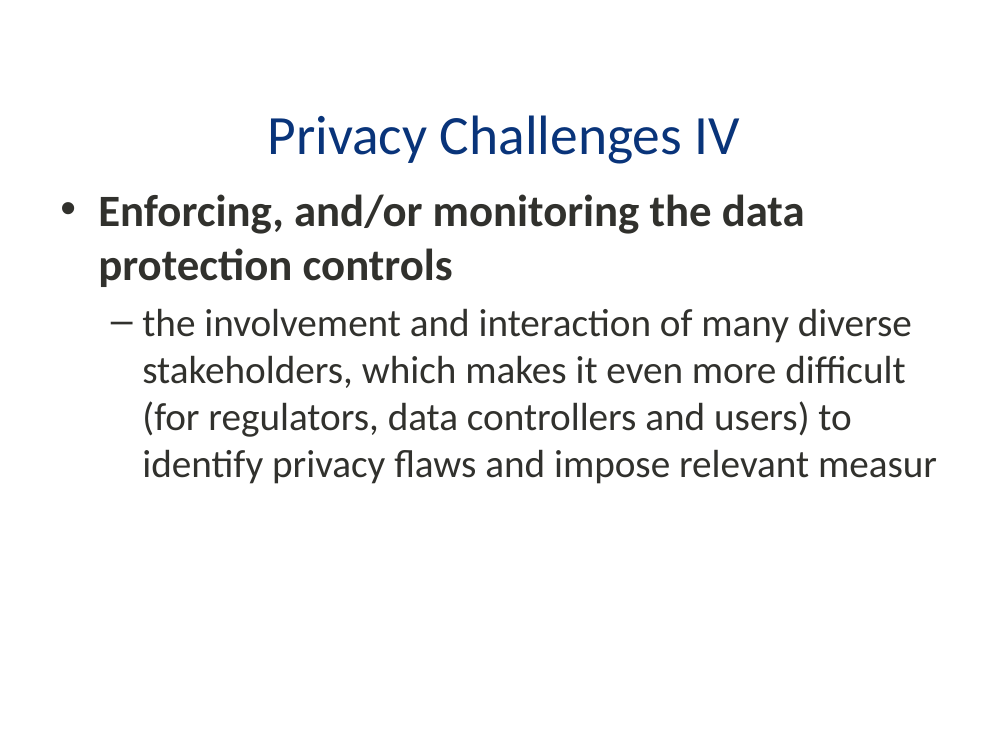
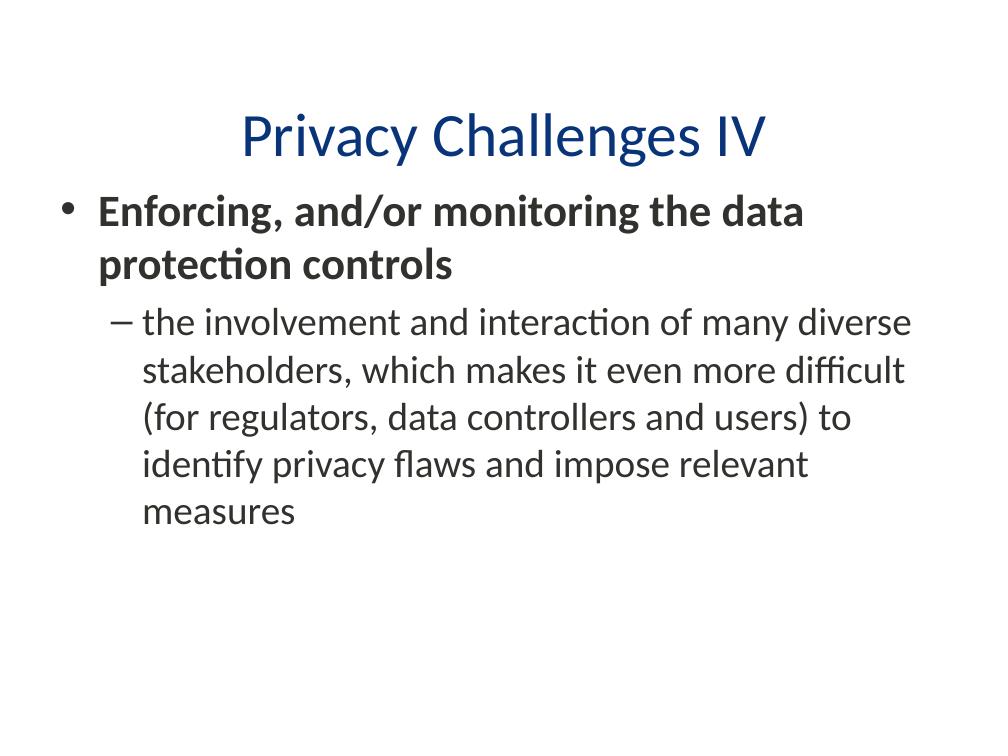
Before and after one commit to BoiseState/CS535-resources, a slide deck: slide 7 of notes/Privacy-Mehrpouyan.pptx. Drawn at 1008x756 pixels with LibreOffice and Linux fonts; fonts in the diff are those of the drawing; background and template pictures are left out. Boxes give left, top, right and bottom in pixels: in the first picture for what was removed or moved away, otherwise in the second. Text is boxed around its words. In the diff, an @@ line names an element or a change of style, - is before the commit and + after.

```diff
--- a/notes/Privacy-Mehrpouyan.pptx
+++ b/notes/Privacy-Mehrpouyan.pptx
@@ text "Privacy Challenges IV" at [241,113,766,167]: size 39.6 to 44 pt @@
@@ text at [142,307,912,525]: text changed @@
-  – the involvement and interaction of many diverse stakeholders, which makes it even more difficult (for regulators, data controllers and users) to identify privacy flaws and impose relevant measur
+  – the involvement and interaction of many diverse stakeholders, which makes it even more difficult (for regulators, data controllers and users) to identify privacy flaws and impose relevant
+    measures
```
Also in this commit, not shown: 21 other slides changed, 1 other file.
